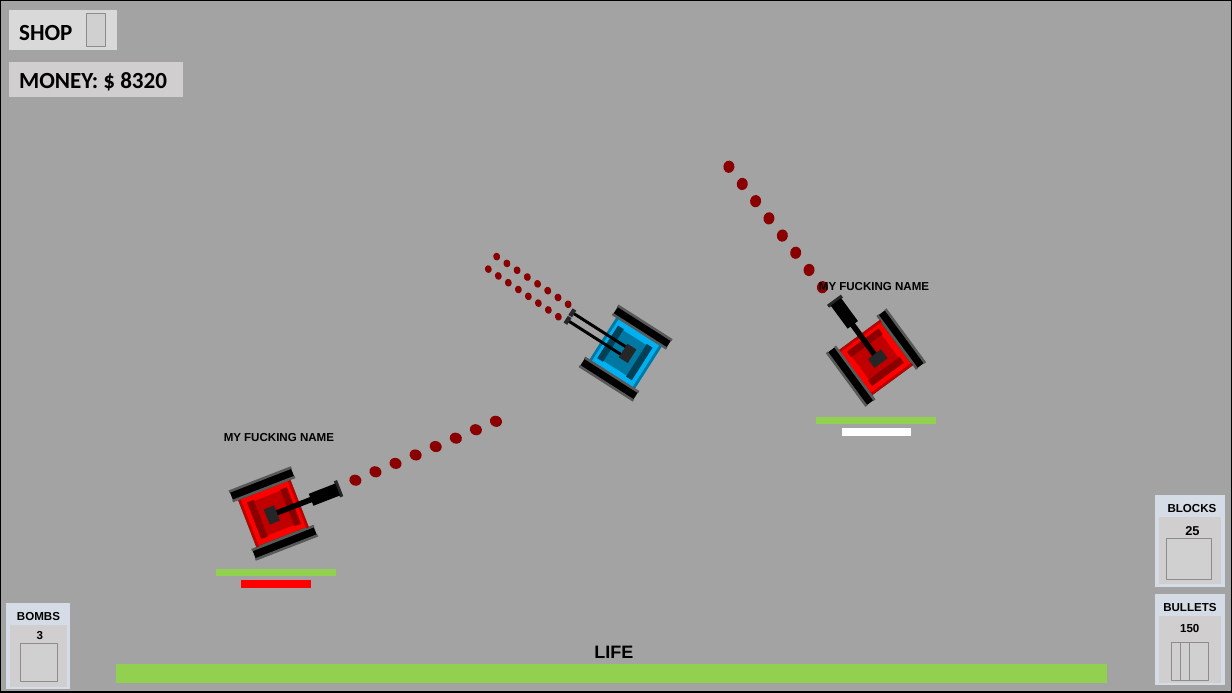
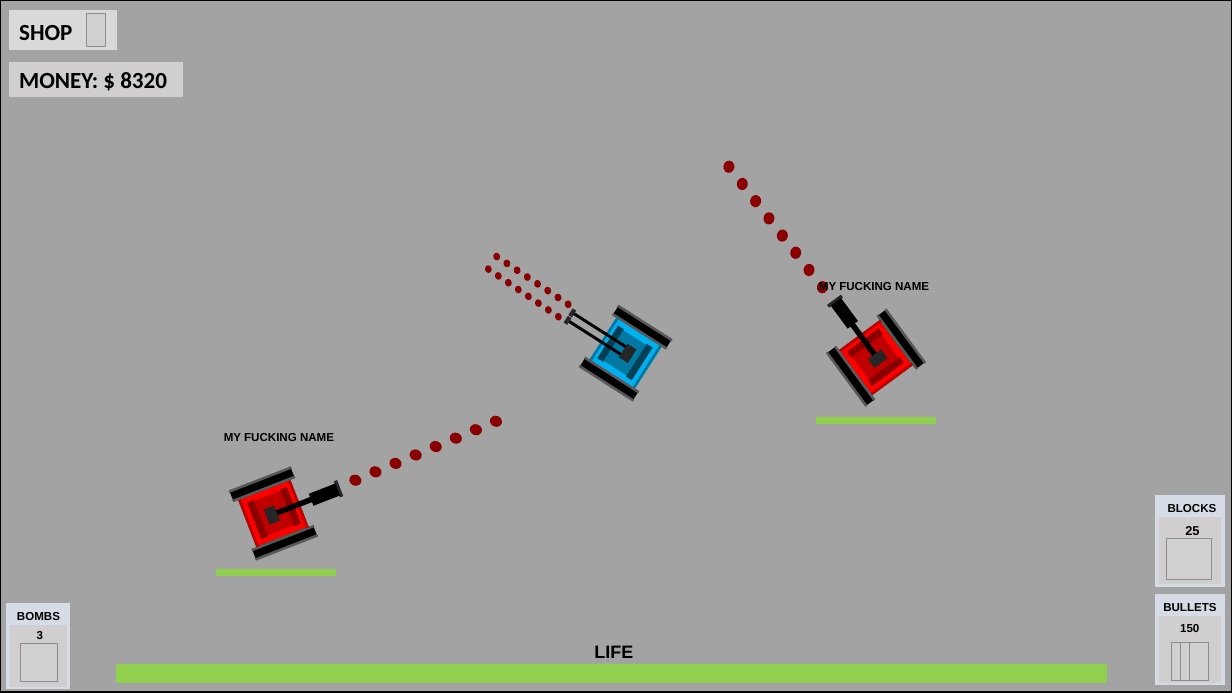
Before and after one commit to RodrigoTeran/Online-Web-Game-TimeOfWar.io-, a slide deck: slide 2 of Info/Dinámica del juego.pptx. Drawn at 1232x693 pixels with LibreOffice and Linux fonts; fonts in the diff are those of the drawing; grey boxes stand for pictures. Boxes give left, top, right and bottom in pixels: in the first picture for what was removed or moved away, otherwise in the second. Text is boxed around its words. In the diff, an @@ line names an element or a change of style, - is before the commit and + after.

```diff
--- a/Info/Dinámica del juego.pptx
+++ b/Info/Dinámica del juego.pptx
@@ rectangle removed at (844,429,910,434) @@
@@ rectangle removed at (243,581,310,587) @@
```
Also in this commit, not shown: 2 other files.
